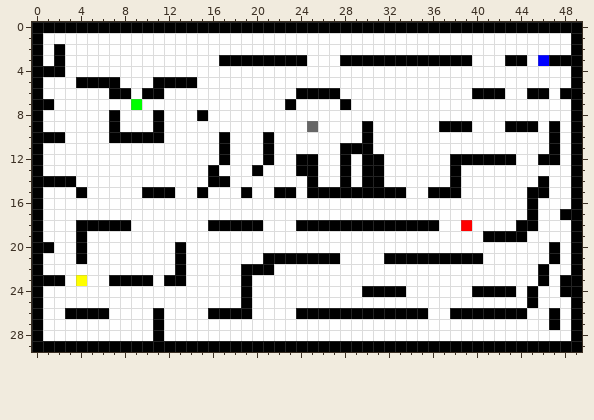
A pixel-art sprite gets an edit: res/maps/default.png. Above: the version before the commit.
The file is 50x30 pixels.
Now the later version:
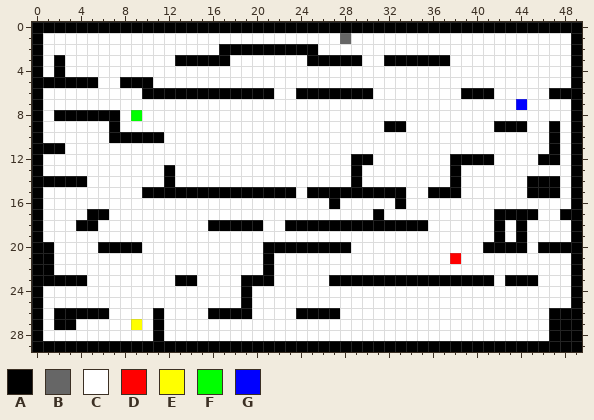
Palette (. is transparent): A #000000  B #666666  C #ffffff  D #ff0000  E #ffff00  F #00ff00  G #0000ff
The commit says: updated default-Map; make dagger faster
The edit:
y 1: x 28 C -> B
y 2: x 2 A -> C; x 17..25 CCCCCCCCC -> AAAAAAAAA
y 3: x 13..16 CCCC -> AAAA; x 18..27 AAAAAAACCC -> CCCCCCCAAA; x 30..31 AA -> CC; x 38..39 AA -> CC; x 43..44 AA -> CC; x 46..48 GAA -> CCC
y 4: x 1 A -> C
y 5: x 1..3 CCC -> AAA; x 6..14 AACCCAAAA -> CCAAACCCC
y 6: x 7..8 AA -> CC; x 12..21 CCCCCCCCCC -> AAAAAAAAAA; x 28..30 CCC -> AAA; x 39 C -> A; x 42 A -> C; x 45..47 AAC -> CCA
y 7: x 1 A -> C; x 9 F -> C; x 23 A -> C; x 28 A -> C; x 44 C -> G
y 8: x 2..6 CCCCC -> AAAAA; x 9 C -> F; x 11 A -> C; x 15 A -> C
y 9: x 11 A -> C; x 25 B -> C; x 30 A -> C; x 32..33 CC -> AA; x 37..39 AAA -> CCC; x 42 C -> A; x 45 A -> C
y 10: x 1..2 AA -> CC; x 17 A -> C; x 21 A -> C; x 30 A -> C
y 11: x 1..2 CC -> AA; x 17 A -> C; x 21 A -> C; x 28..30 AAA -> CCC
y 12: x 17 A -> C; x 21 A -> C; x 24..25 AA -> CC; x 28..29 AC -> CA; x 31 A -> C; x 42..43 AA -> CC
y 13: x 12 C -> A; x 16 A -> C; x 20 A -> C; x 24..25 AA -> CC; x 28..31 ACAA -> CACC
y 14: x 4 C -> A; x 12 C -> A; x 16..17 AA -> CC; x 25 A -> C; x 28..31 ACAA -> CACC; x 45 C -> A; x 47 C -> A
y 15: x 4 A -> C; x 13..14 CC -> AA; x 16..18 CCC -> AAA; x 20..21 CC -> AA; x 47 C -> A
y 16: x 27 C -> A; x 33 C -> A; x 45 A -> C
y 17: x 5..6 CC -> AA; x 31 C -> A; x 42..44 CCC -> AAA
y 18: x 6..8 AAA -> CCC; x 23 C -> A; x 36 A -> C; x 39 D -> C; x 42 C -> A; x 45 A -> C
y 19: x 4 A -> C; x 41 A -> C; x 43 A -> C
y 20: x 4 A -> C; x 6..9 CCCC -> AAAA; x 13 A -> C; x 21..28 CCCCCCCC -> AAAAAAAA; x 41..44 CCCC -> AAAA; x 46 C -> A; x 48 C -> A
y 21: x 1 C -> A; x 4 A -> C; x 13 A -> C; x 22..27 AAAAAA -> CCCCCC; x 32..40 AAAAAAAAA -> CCCCCCDCC; x 47 A -> C
y 22: x 1 C -> A; x 13 A -> C; x 19..20 AA -> CC; x 46 A -> C
y 23: x 3..4 CE -> AA; x 7..10 AAAA -> CCCC; x 12 A -> C; x 14 C -> A; x 20..21 CC -> AA; x 27..41 CCCCCCCCCCCCCCC -> AAAAAAAAAAAAAAA; x 43..46 CCCA -> AAAC; x 48 A -> C
y 24: x 30..33 AAAA -> CCCC; x 40..43 AAAA -> CCCC; x 45 A -> C; x 48 A -> C
y 25: x 45 A -> C
y 26: x 2 C -> A; x 28..35 AAAAAAAA -> CCCCCCCC; x 38..44 AAAAAAA -> CCCCCCC; x 48 C -> A
y 27: x 2..3 CC -> AA; x 9 C -> E; x 48 C -> A
y 28: x 47..48 CC -> AA
